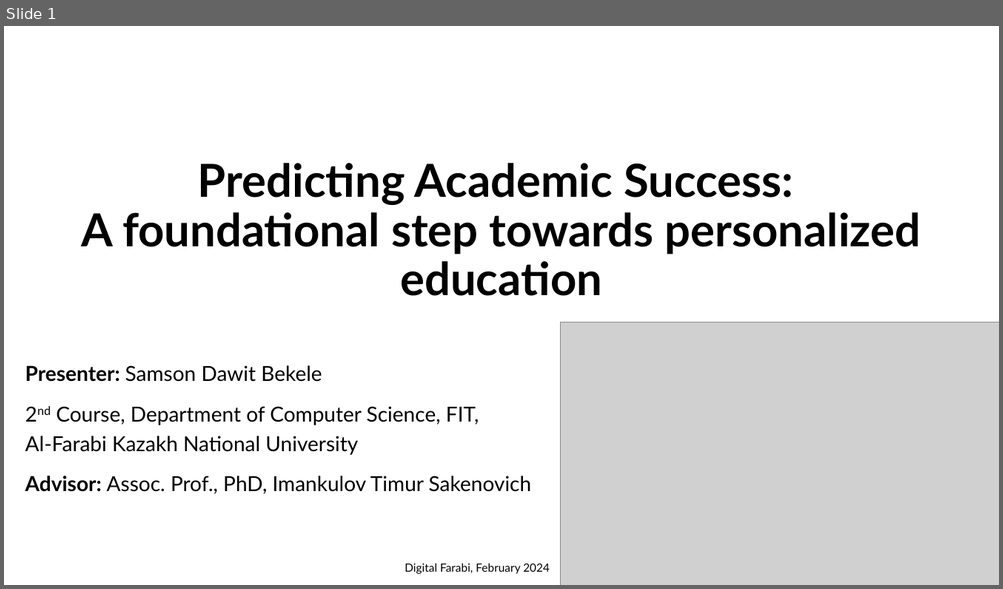
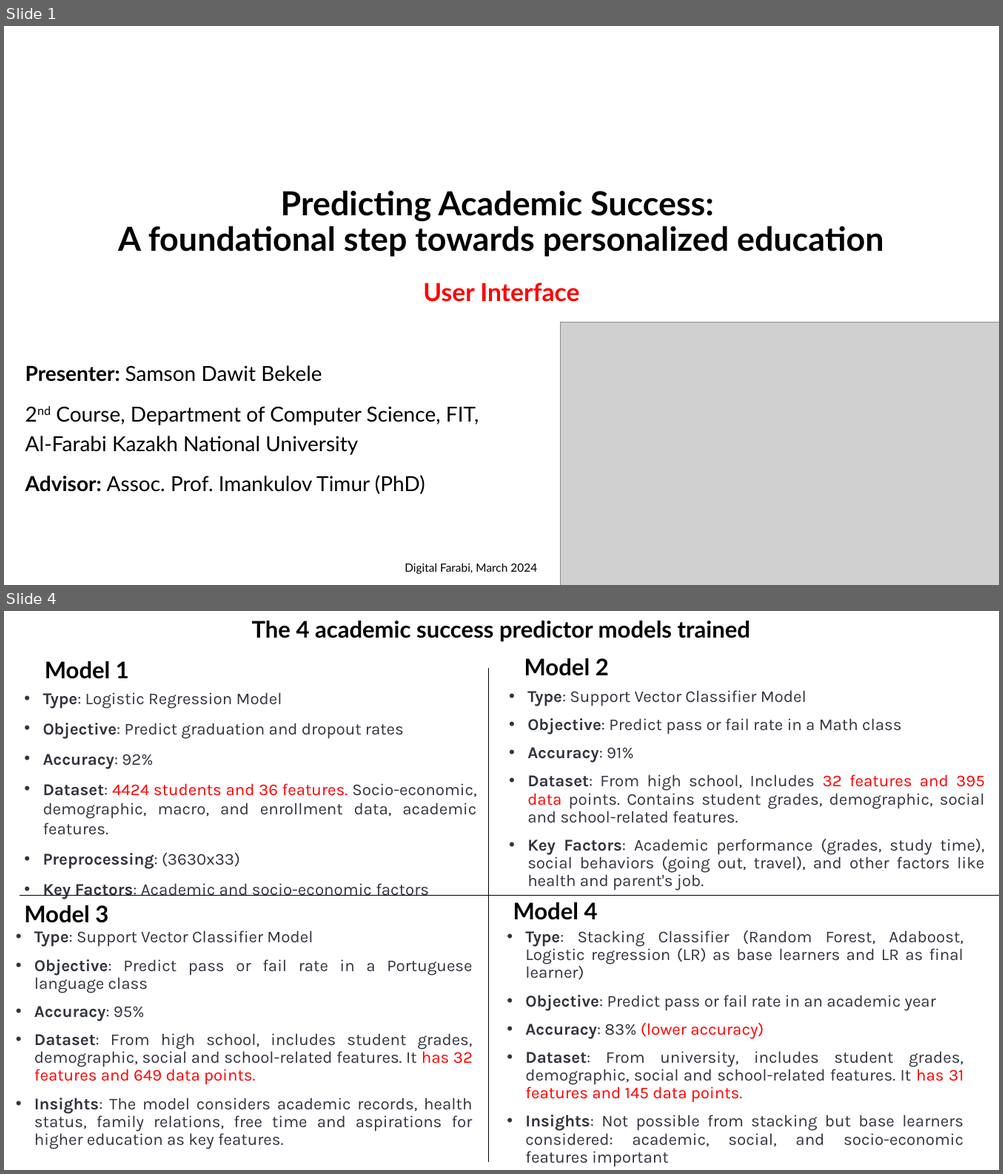
Before and after one commit to samsondawit/student-success, a slide deck: GUI/UI presentation.pptx. Shown one above the other, each under a label of ours: slide 1 before the commit, slides 1 and 4 after it; the slides between them are not shown. The pictures are 1003x589 and 1003x1174 pixels, drawn with LibreOffice and Linux fonts; fonts in the diff are those of the drawing; grey boxes stand for pictures. Boxes give left, top, right and bottom in pixels: in the first picture for what was removed or moved away, otherwise in the second. Text is boxed around its words. In the diff, an @@ line names an element or a change of style, - is before the commit and + after.

```diff
--- a/GUI/UI presentation.pptx
+++ b/GUI/UI presentation.pptx
@@ slide 4 added at (4,611,999,1170), background #FFFFFF @@
@@ text added at (252,621,750,642), 22.2 pt, text #000000, bold @@
+The 4 academic success predictor models trained
@@ text added at (45,661,129,679), 22.2 pt, text #000000, bold @@
+Model 1
@@ line added from (489, 669) to (489, 1162), #000000 0.5 pt @@
@@ text added at (524,658,609,676), 22.2 pt, text #000000, bold @@
+Model 2
@@ text added at (43,692,476,900), 16 pt, text #31333F @@
+• Type: Logistic Regression Model
+• Objective: Predict graduation and dropout rates
+• Accuracy: 92%
+• Dataset: 4424 students and 36 features. Socio-economic, demographic, macro, and enrollment data, academic features.
+• Preprocessing: (3630x33)
+• Key Factors: Academic and socio-economic factors
@@ text added at (527,690,984,891), 16 pt, text #31333F @@
+• Type: Support Vector Classifier Model
+• Objective: Predict pass or fail rate in a Math class
+• Accuracy: 91%
+• Dataset: From high school, Includes 32 features and 395 data points. Contains student grades, demographic, social and school-related features.
+• Key Factors: Academic performance (grades, study time), social behaviors (going out, travel), and other factors like health and parent's job.
@@ line added from (19, 895) to (999, 895), #000000 0.5 pt @@
@@ text added at (24,906,108,923), 22.2 pt, text #000000, bold @@
+Model 3
@@ text added at (513,903,597,920), 22.2 pt, text #000000, bold @@
+Model 4
@@ text added at (34,931,472,1150), 16 pt, text #31333F @@
+• Type: Support Vector Classifier Model
+• Objective: Predict pass or fail rate in a Portuguese language class
+• Accuracy: 95%
+• Dataset: From high school, includes student grades, demographic, social and school-related features. It has 32 features and 649 data points.
+• Insights: The model considers academic records, health status, family relations, free time and aspirations for higher education as key features.
@@ text added at (525,931,964,1167), 16 pt, text #31333F @@
+• Type: Stacking Classifier (Random Forest, Adaboost, Logistic regression (LR) as base learners and LR as final learner)
+• Objective: Predict pass or fail rate in an academic year
+• Accuracy: 83% (lower accuracy)
+• Dataset: From university, includes student grades, demographic, social and school-related features. It has 31 features and 145 data points.
+• Insights: Not possible from stacking but base learners considered: academic, social, and socio-economic features important
@@ slide 1 changed as well @@
@@ title "Predicting Academic Success: A foundational ...": place and size @@
-title "Predicting Academic Success: A foundational ..." at (81,163,921,296)
+title "Predicting Academic Success: A foundational ..." at (118,190,883,257)
@@ title "Predicting Academic Success: A foundational ..." at (118,190,883,257): size 44 to 32 pt @@
@@ text added at (423,283,579,302), 24 pt, text #FF0000, bold @@
+User Interface
@@ subtitle at (25,475,425,494): text changed @@
-Advisor: Assoc. Prof., PhD, Imankulov Timur Sakenovich
+Advisor: Assoc. Prof. Imankulov Timur (PhD)
@@ text at (404,563,537,574): text changed @@
-Digital Farabi, February 2024
+Digital Farabi, March 2024
```
Also in this commit, not shown: 2 other slides changed, 4 other slides added, 4 slides removed.
